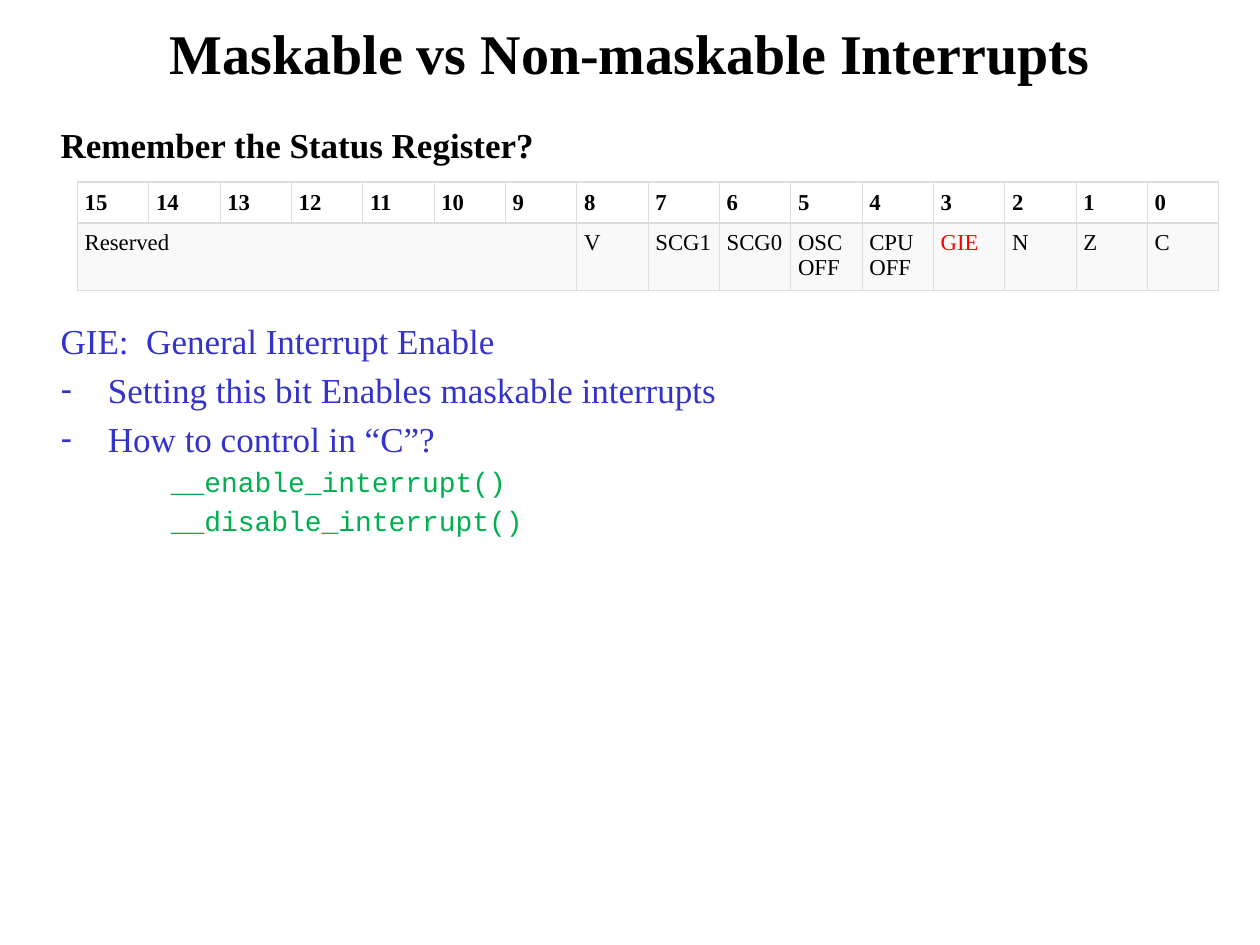
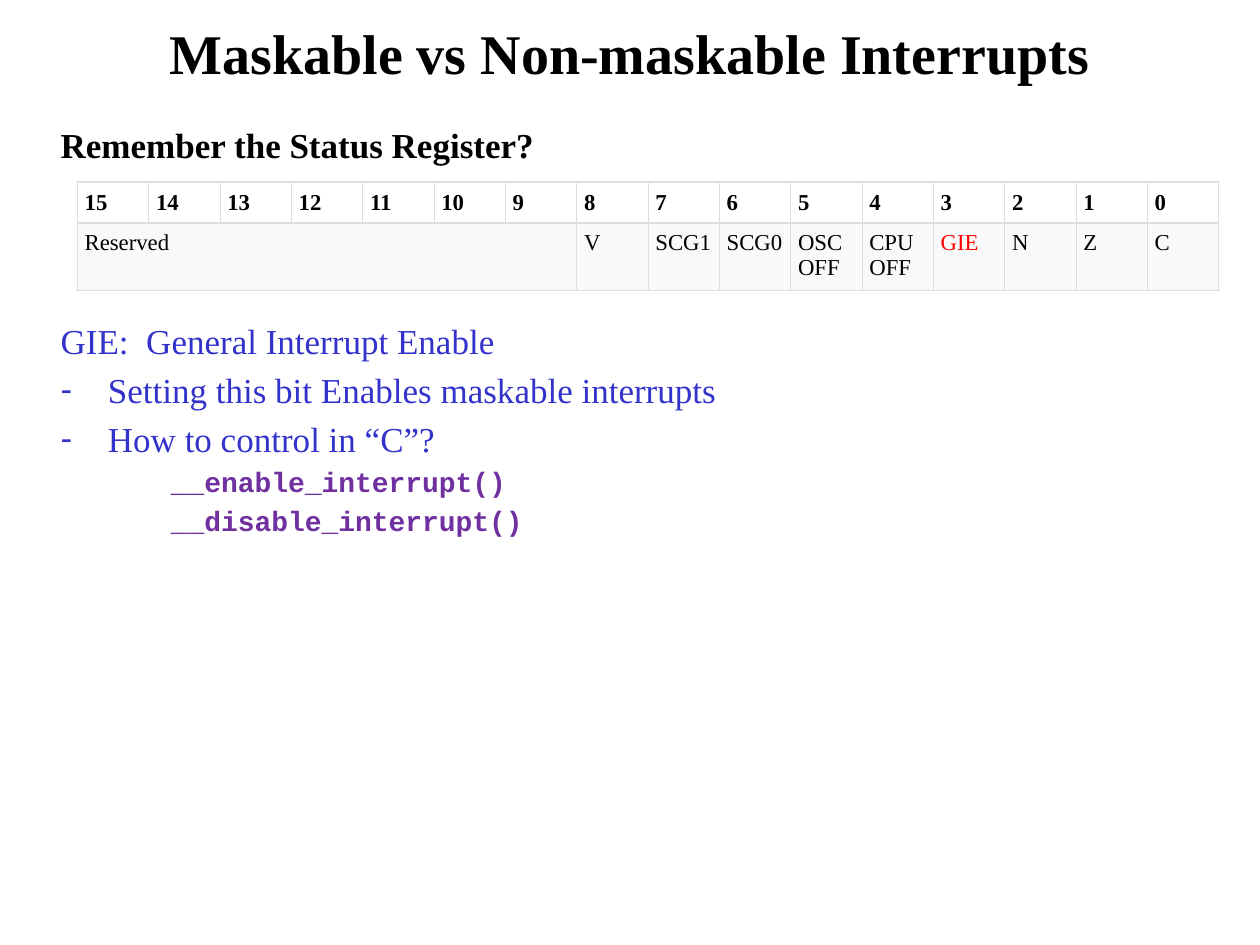
Before and after one commit to pw4rn3r/ECE382, a slide deck: slide 11 of notes/L26/Lsn26.pptx (slide 9 before the commit). Drawn at 1260x945 pixels with LibreOffice and Linux fonts; fonts in the diff are those of the drawing. Boxes give left, top, right and bottom in pixels: in the first picture for what was removed or moved away, otherwise in the second. Text is boxed around its words. In the diff, an @@ line names an element or a change of style, - is before the commit and + after.

```diff
--- a/notes/L26/Lsn26.pptx
+++ b/notes/L26/Lsn26.pptx
@@ text at <box>171,473,523,537</box>: text colour #00B050 to #7030A0, bold on in "__enable_interrupt()", "__disable_interrupt()" @@
```
Also in this commit, not shown: 1 other slide changed, 5 slides added, 2 slides removed, 2 other files.
